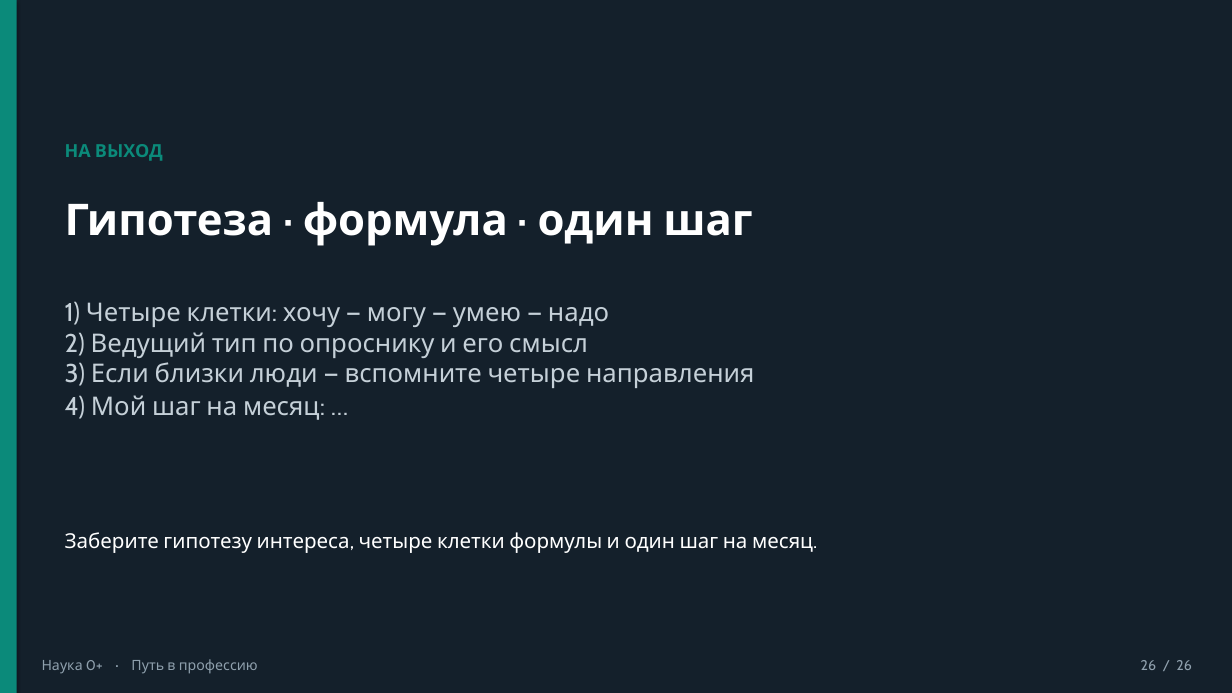
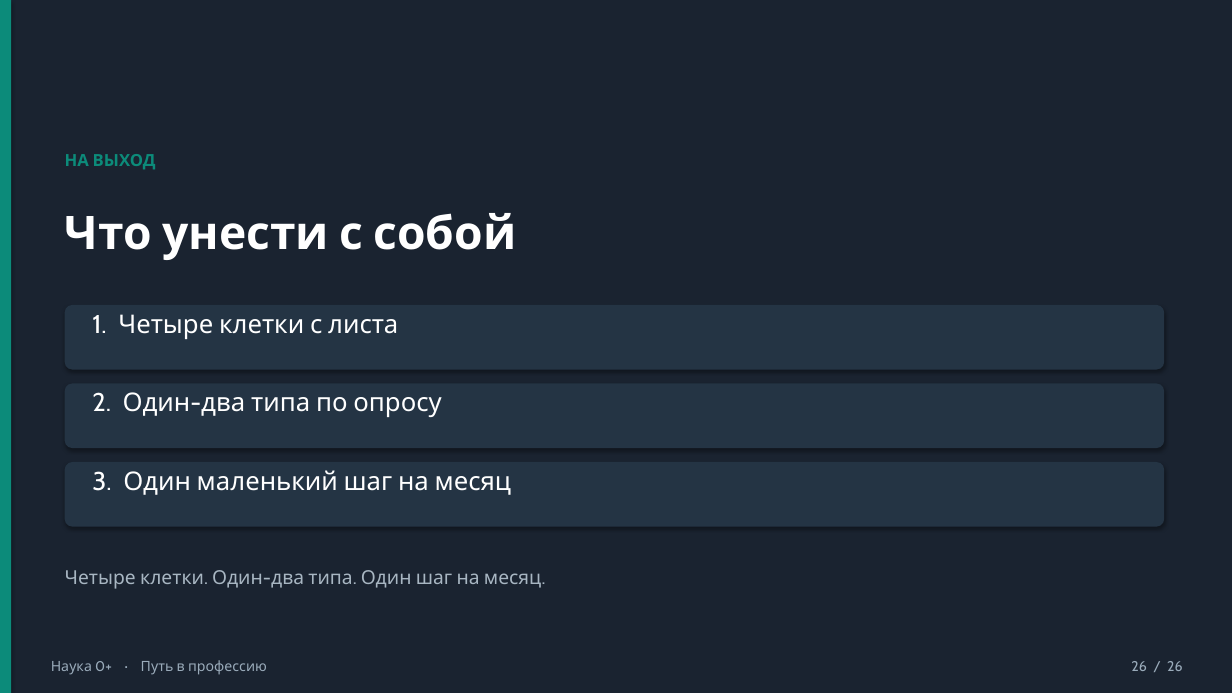
Before and after one commit to Sema917/-tourism, a slide deck: slide 26 of materials/Путь_в_профессию_презентация_20_минут.pptx. Drawn at 1232x693 pixels with LibreOffice and Linux fonts; fonts in the diff are those of the drawing. Boxes give left, top, right and bottom in pixels: in the first picture for what was removed or moved away, otherwise in the second. Text is boxed around its words. In the diff, an @@ line names an element or a change of style, - is before the commit and + after.

```diff
--- a/materials/Путь_в_профессию_презентация_20_минут.pptx
+++ b/materials/Путь_в_профессию_презентация_20_минут.pptx
@@ rectangle at (0, 0, 1232, 693): fill #14202B to #1A2330 @@
@@ rectangle: place and size @@
-rectangle at (0, 0, 17, 693)
+rectangle at (0, 0, 11, 693)
@@ rectangle at (0, 0, 11, 693): fill #0B8A7A to #0C8B7A @@
@@ text "НА ВЫХОД": place and size @@
-text "НА ВЫХОД" at (65, 144, 163, 161)
+text "НА ВЫХОД" at (65, 154, 156, 170)
@@ text "НА ВЫХОД" at (65, 154, 156, 170): size 14 to 13 pt, text colour #0B8A7A to #0C8B7A; line spacing 1.05 to 1.08 @@
@@ text at (65, 213, 516, 260): text changed; size 34 to 36 pt @@
-Гипотеза · формула · один шаг
+Что унести с собой
@@ text removed at (65, 301, 754, 420) @@
-1) Четыре клетки: хочу — могу — умею — надо
-2) Ведущий тип по опроснику и его смысл
-3) Если близки люди — вспомните четыре направления
-4) Мой шаг на месяц: …
@@ rounded rectangle added at (65, 305, 1165, 370), fill #243444 @@
@@ text added at (92, 314, 398, 339), 20 pt, text #FFFFFF @@
+1. Четыре клетки с листа
@@ rounded rectangle added at (65, 384, 1165, 448), fill #243444 @@
@@ text added at (92, 392, 441, 417), 20 pt, text #FFFFFF @@
+2. Один-два типа по опросу
@@ rounded rectangle added at (65, 462, 1165, 527), fill #243444 @@
@@ text added at (92, 470, 512, 495), 20 pt, text #FFFFFF @@
+3. Один маленький шаг на месяц
@@ text at (65, 570, 541, 589): text changed; size 16 to 15 pt; text colour #FFFFFF to #A8B6C2 @@
-Заберите гипотезу интереса, четыре клетки формулы и один шаг на месяц.
+Четыре клетки. Один-два типа. Один шаг на месяц.
@@ text "Наука 0+ · Путь в ..." at (51, 660, 267, 675): text colour #8FA0AD to #9AABBA; line spacing 1.05 to 1.08 @@
@@ text "Наука 0+ · Путь в ...": place and size @@
-text "Наука 0+ · Путь в ..." at (42, 659, 258, 674)
+text "Наука 0+ · Путь в ..." at (51, 660, 267, 675)
@@ text "26 / 26": place and size @@
-text "26 / 26" at (1141, 660, 1191, 670)
+text "26 / 26" at (1131, 661, 1182, 671)
@@ text "26 / 26" at (1131, 661, 1182, 671): text colour #8FA0AD to #9AABBA; line spacing 1.05 to 1.08 @@
```
Also in this commit, not shown: 23 other slides changed, 2 slides added, 2 slides removed, 11 other files.
